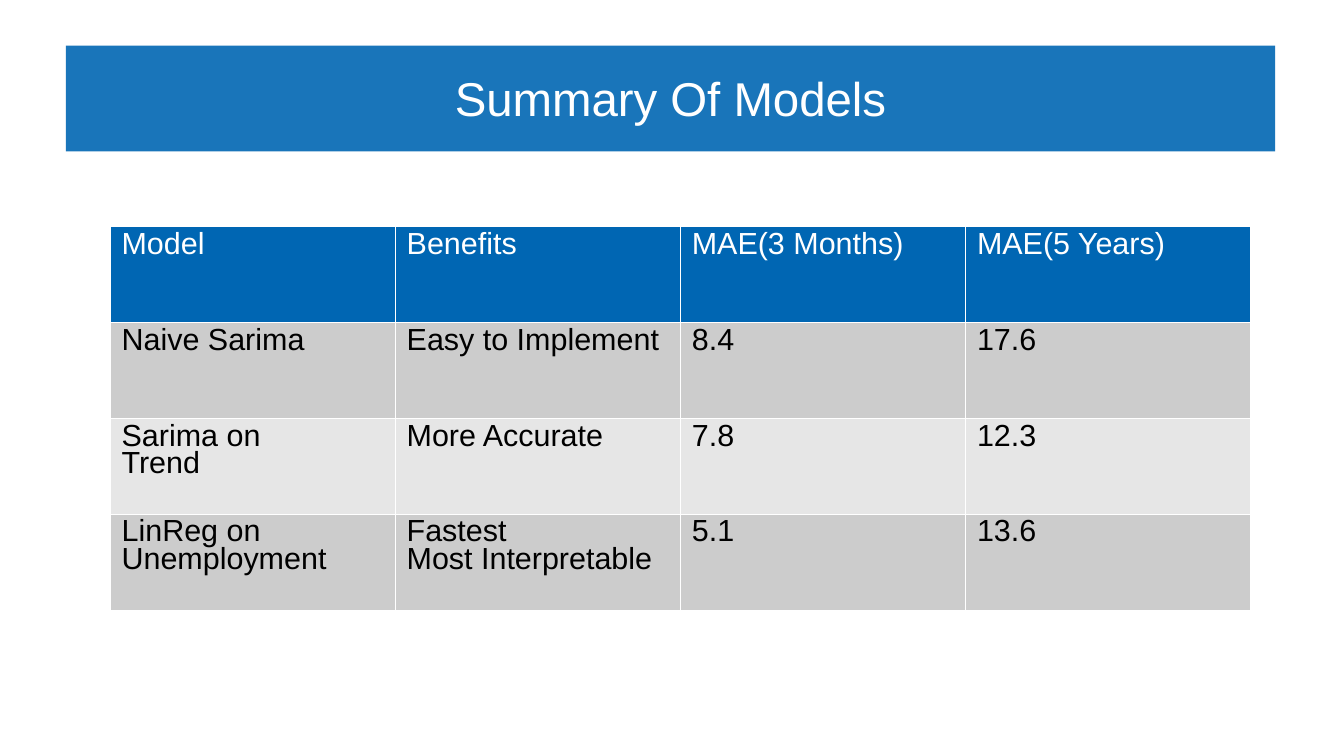
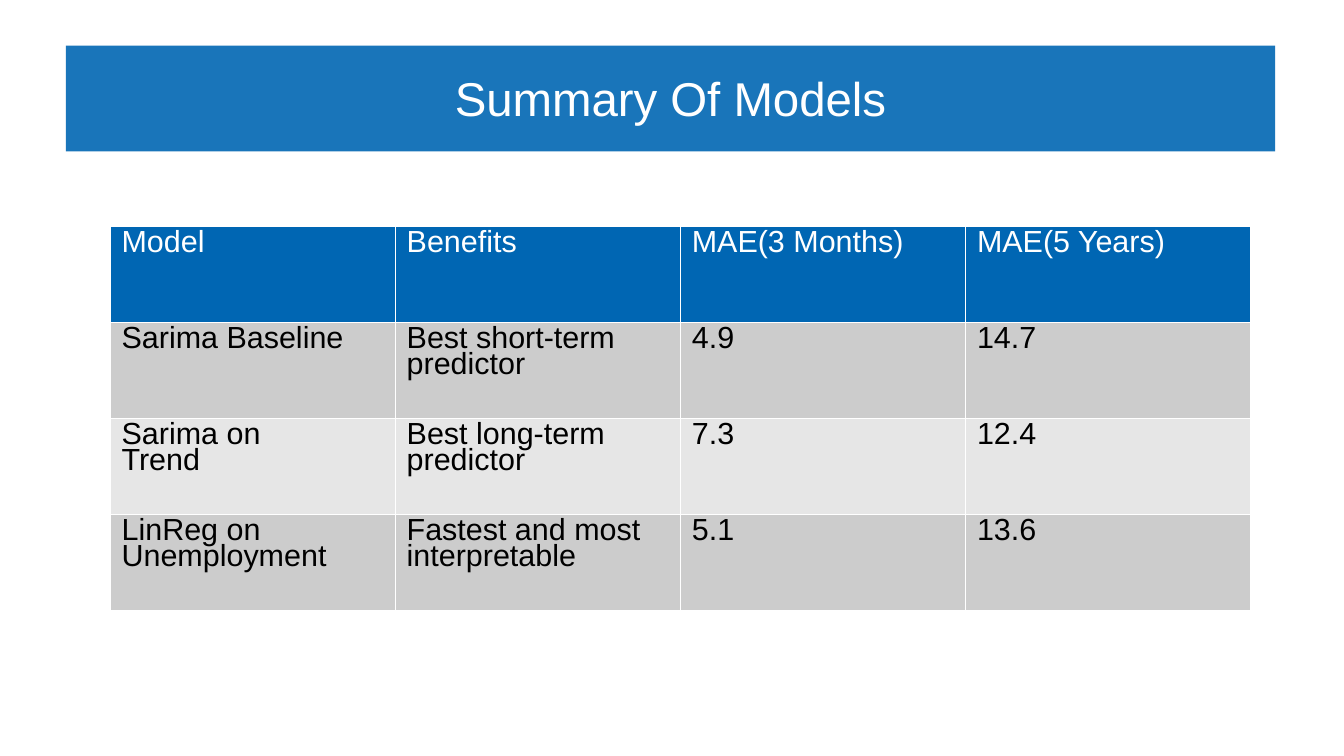
Before and after one commit to harrisonized/Predicting_Rent_Petitions_in_SF, a slide deck: slide 19 of predicting-petitions-in-sf-presentation.ppt. Drawn at 1344x756 pixels with LibreOffice and Linux fonts; fonts in the diff are those of the drawing. Boxes give left, top, right and bottom in pixels: in the first picture for what was removed or moved away, otherwise in the second. Text is boxed around its words. In the diff, an @@ line names an element or a change of style, - is before the commit and + after.

```diff
--- a/predicting-petitions-in-sf-presentation.ppt
+++ b/predicting-petitions-in-sf-presentation.ppt
@@ table at box(110, 226, 1251, 610) @@
-row 2: Naive Sarima | Easy to Implement | 8.4 | 17.6
+row 2: Sarima Baseline | Best short-term predictor | 4.9 | 14.7
-row 3: Sarima on Trend | More Accurate | 7.8 | 12.3
+row 3: Sarima on Trend | Best long-term predictor | 7.3 | 12.4
-row 4, column 2: Fastest / Most Interpretable
+row 4, column 2: Fastest and most interpretable
@@ line spacing 0.81 to 0.76 @@
```
Also in this commit, not shown: 4 other slides changed, 1 other file.
